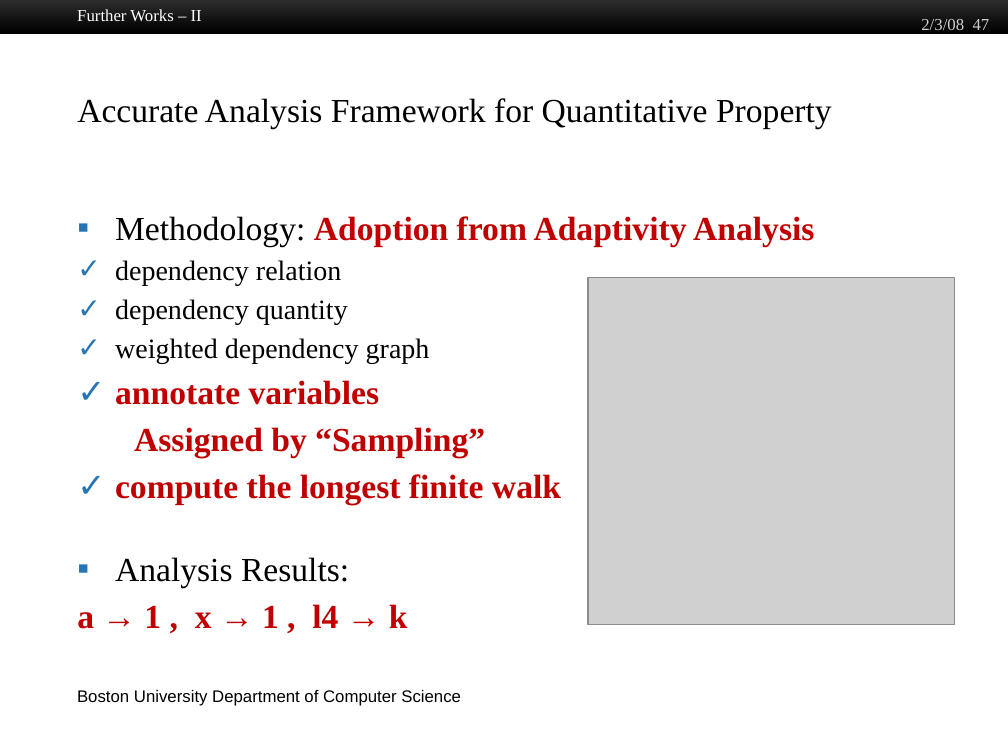
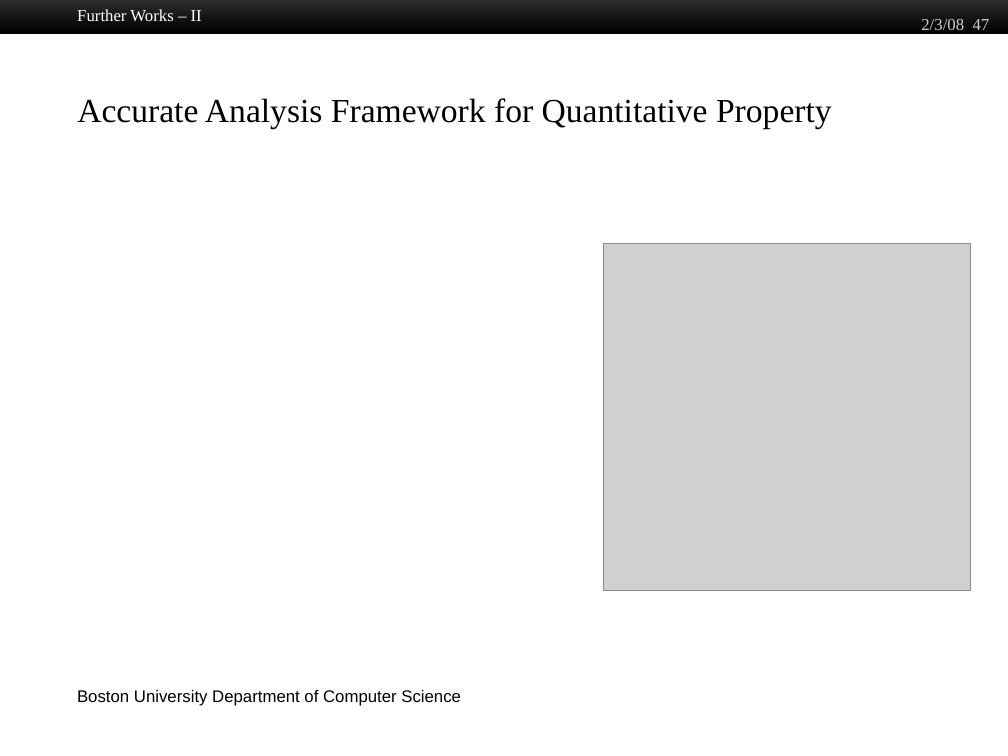
Before and after one commit to jiawenliu/PhD, a slide deck: slide 47 of CS/Prospectus/Slides/Jiawen Liu.pptx. Drawn at 1008x756 pixels with LibreOffice and Linux fonts; fonts in the diff are those of the drawing; grey boxes stand for pictures; background and template pictures are left out. Boxes give left, top, right and bottom in pixels: in the first picture for what was removed or moved away, otherwise in the second. Text is boxed around its words. In the diff, an @@ line names an element or a change of style, - is before the commit and + after.

```diff
--- a/CS/Prospectus/Slides/Jiawen Liu.pptx
+++ b/CS/Prospectus/Slides/Jiawen Liu.pptx
@@ text removed at (77, 216, 814, 629) @@
-▪ Methodology: Adoption from Adaptivity Analysis
-✓ dependency relation
-✓ dependency quantity
-✓ weighted dependency graph
-✓ annotate variables
-Assigned by “Sampling”
-✓ compute the longest finite walk
-▪ Analysis Results:
-a → 1 , x → 1 , l4 → k
@@ picture: place and size @@
-picture at (588, 277, 955, 624)
+picture at (604, 244, 971, 591)
```
Also in this commit, not shown: 12 other slides changed, 19 other files.
